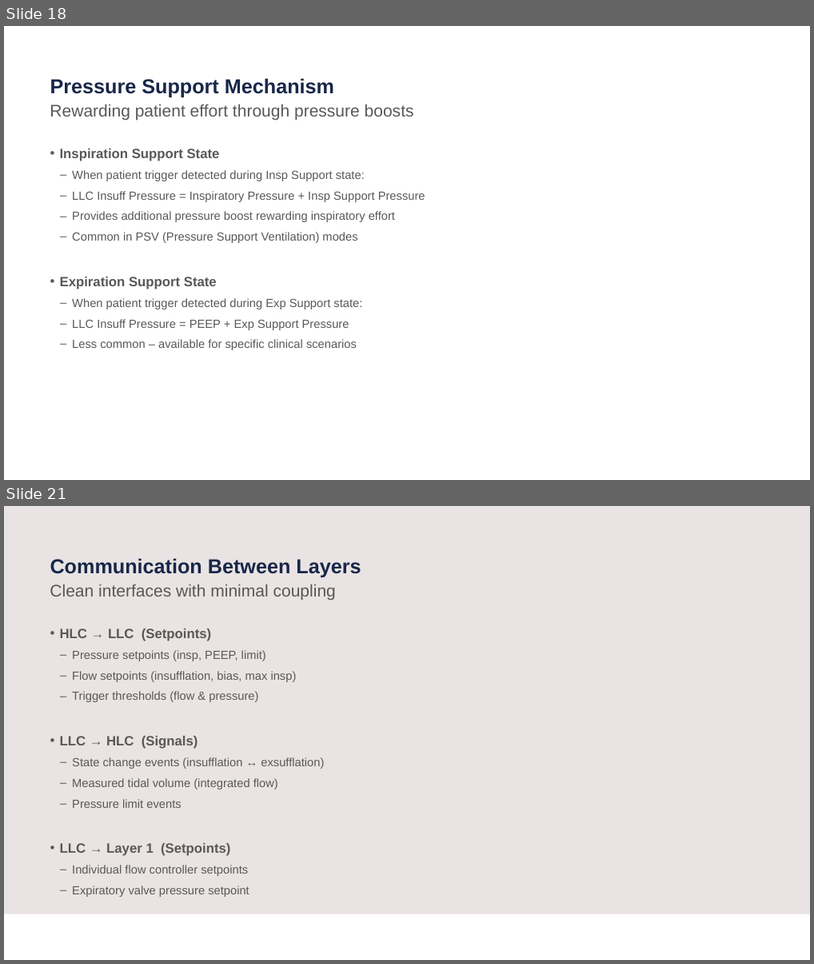
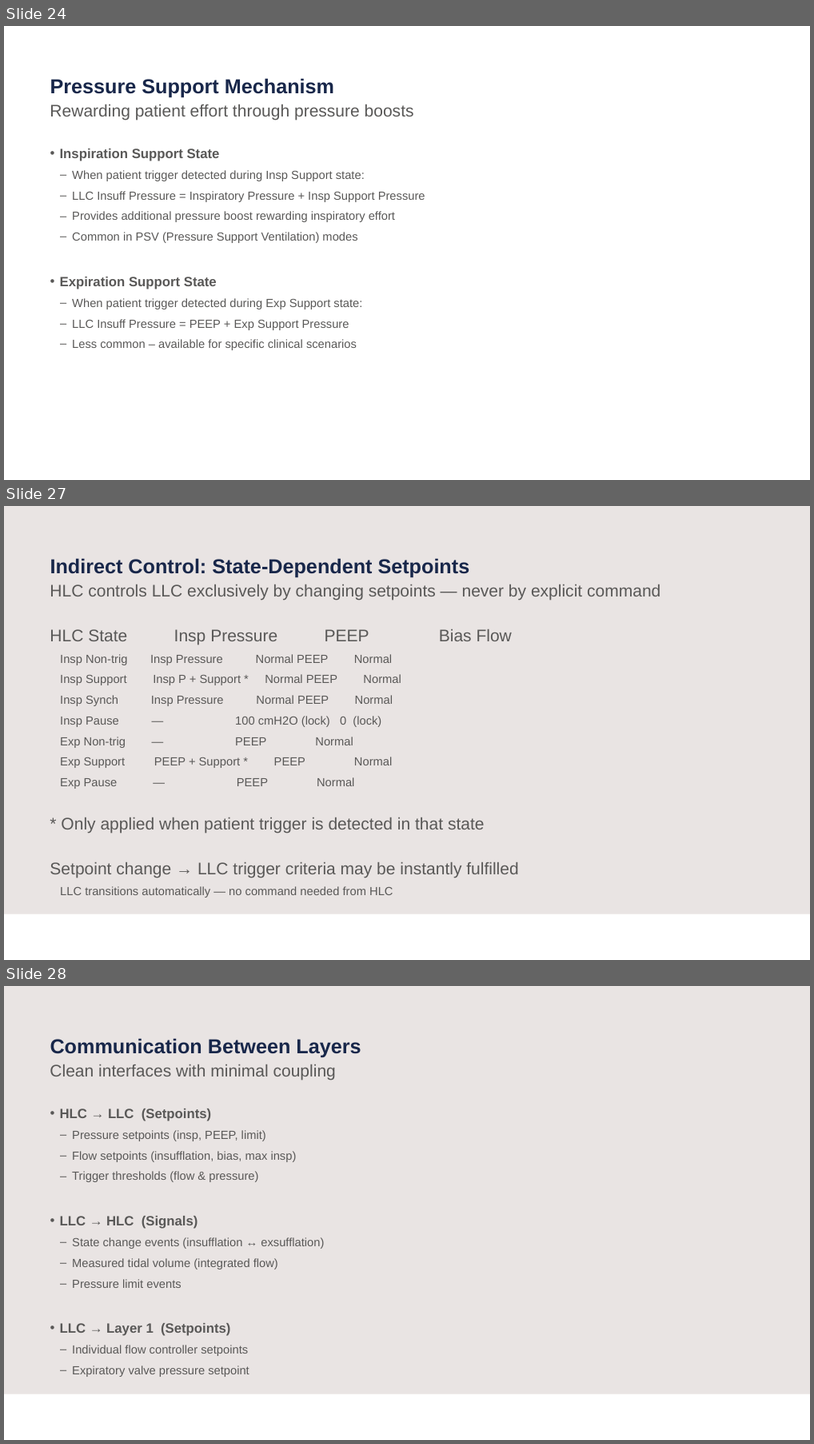
Before and after one commit to Teknosofen/ParallelMixer, a slide deck: documentation/presentation/Ventilator_Control_Architecture.pptx. Shown one above the other, each under a label of ours: slides 18 and 21 before the commit, slides 24, 27 and 28 after it; the slides between them are not shown. The pictures are 814x964 and 814x1444 pixels, drawn with LibreOffice and Linux fonts; fonts in the diff are those of the drawing; background and template pictures are left out. Boxes give left, top, right and bottom in pixels: in the first picture for what was removed or moved away, otherwise in the second. Text is boxed around its words. In the diff, an @@ line names an element or a change of style, - is before the commit and + after.

```diff
--- a/documentation/presentation/Ventilator_Control_Architecture.pptx
+++ b/documentation/presentation/Ventilator_Control_Architecture.pptx
@@ slide 27 added at bbox=[4, 506, 810, 960], background #FFFFFF; not listed: 1 template element that a slide beside it also shows @@
@@ title added at bbox=[50, 558, 470, 578], 24 pt, text #18274A, bold @@
+Indirect Control: State-Dependent Setpoints
@@ text added at bbox=[50, 584, 661, 897], 14 pt, text #595857 @@
+HLC controls LLC exclusively by changing setpoints — never by explicit command
+HLC State Insp Pressure PEEP Bias Flow
+  Insp Non-trig Insp Pressure Normal PEEP Normal
+  Insp Support Insp P + Support * Normal PEEP Normal
+  Insp Synch Insp Pressure Normal PEEP Normal
+  Insp Pause — 100 cmH2O (lock) 0 (lock)
+  Exp Non-trig — PEEP Normal
+  Exp Support PEEP + Support * PEEP Normal
+  Exp Pause — PEEP Normal
+* Only applied when patient trigger is detected in that state
+Setpoint change → LLC trigger criteria may be instantly fulfilled
+  LLC transitions automatically — no command needed from HLC
@@ what was slide 18 is now slide 24 @@
@@ what was slide 21 is now slide 28 @@
```
Also in this commit, not shown: 9 slides changed, 11 other slides added, 4 slides removed, 10 other files.
